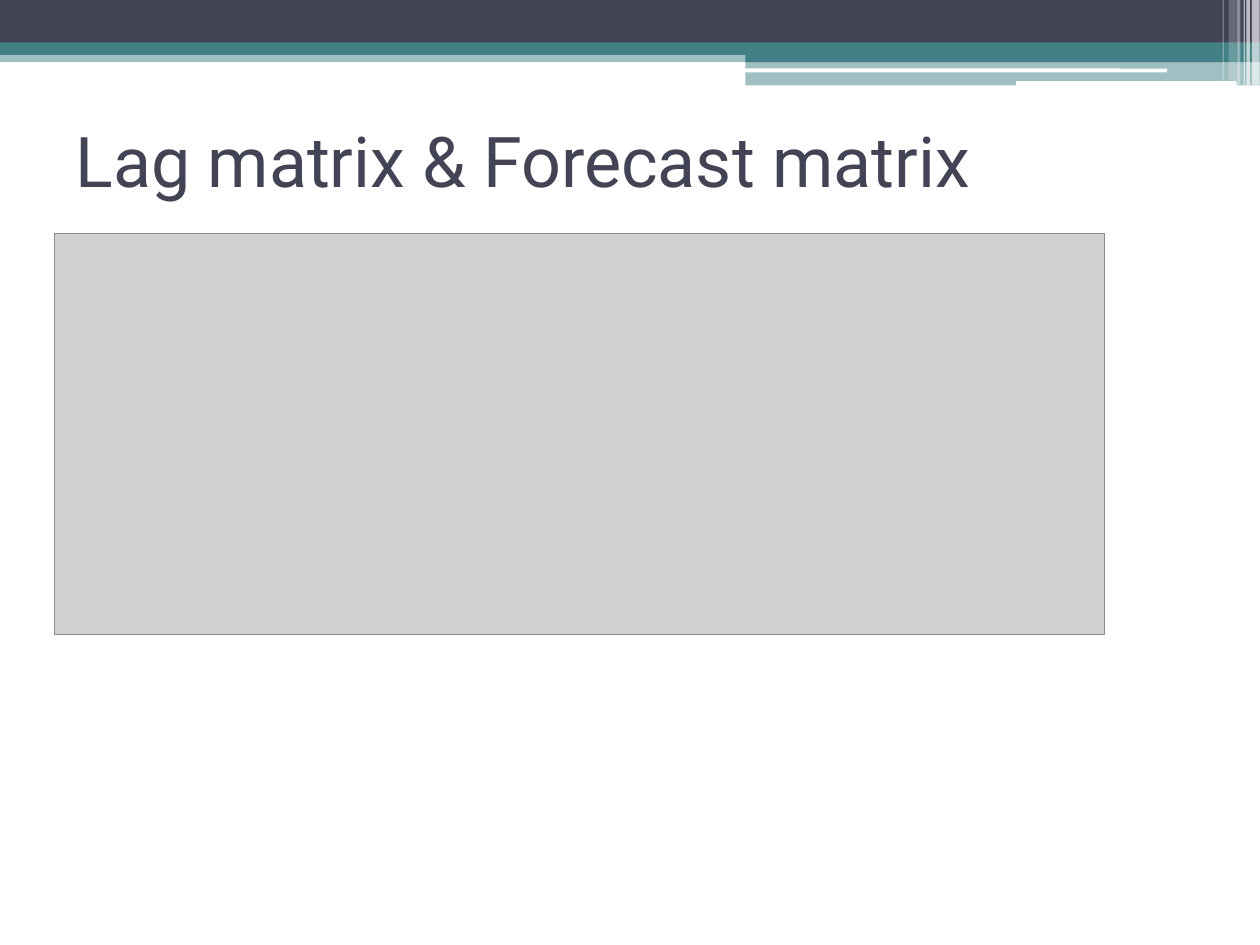
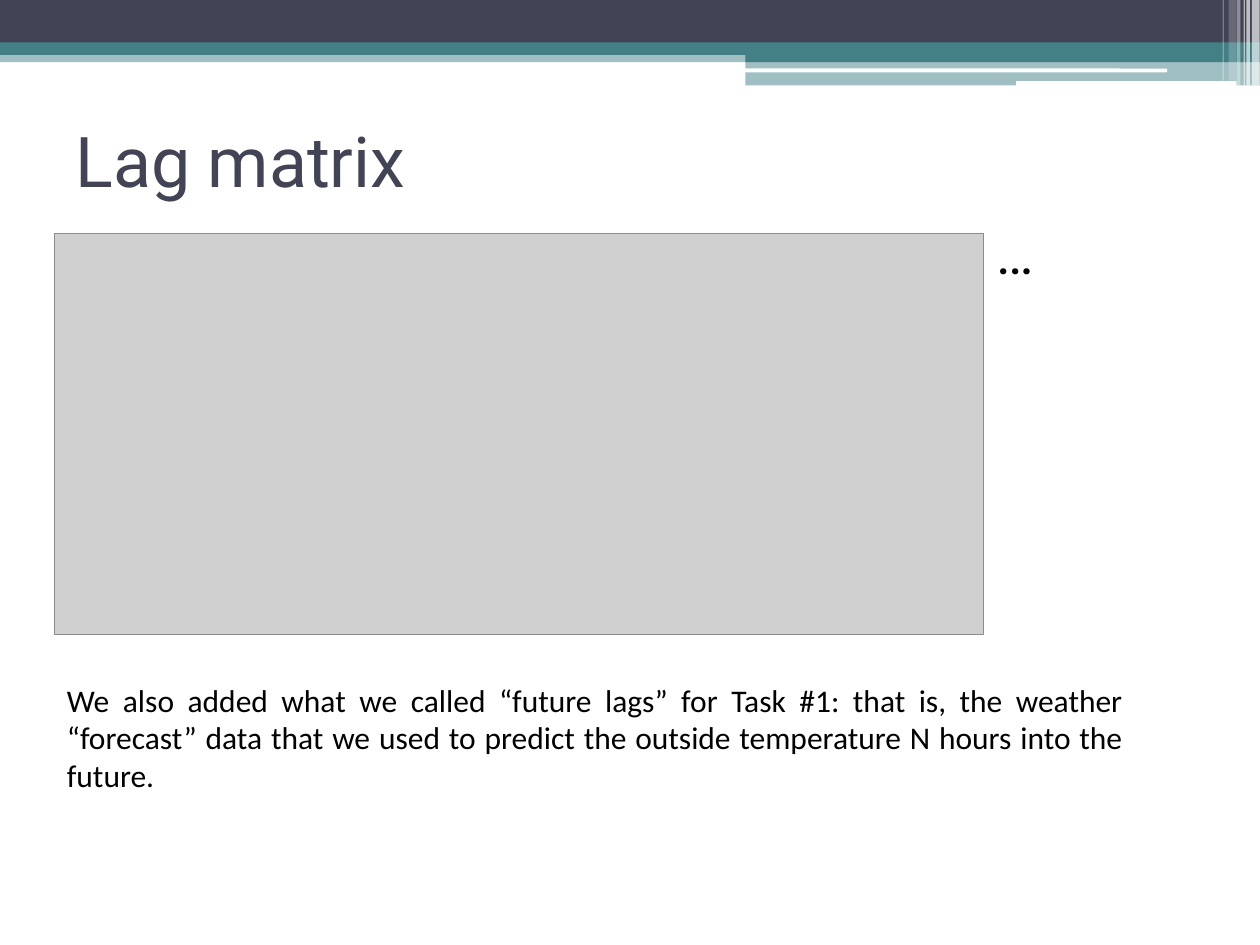
Before and after one commit to TarasKutsyk/ML-for-Automation-Project, a slide deck: slide 9 of Presentation ASHRAE.pptx. Drawn at 1260x945 pixels with LibreOffice and Linux fonts; fonts in the diff are those of the drawing; grey boxes stand for pictures. Boxes give left, top, right and bottom in pixels: in the first picture for what was removed or moved away, otherwise in the second. Text is boxed around its words. In the diff, an @@ line names an element or a change of style, - is before the commit and + after.

```diff
--- a/Presentation ASHRAE.pptx
+++ b/Presentation ASHRAE.pptx
@@ title at (75, 136, 406, 202): text changed @@
-Lag matrix & Forecast matrix
+Lag matrix
@@ picture: place and size @@
-picture at (54, 233, 1104, 634)
+picture at (54, 233, 983, 634)
@@ text added at (984, 213, 1133, 294), 32 pt, text #000000 @@
+…
@@ text added at (67, 689, 1122, 788), 18 pt, text #000000 @@
+We also added what we called “future lags” for Task #1: that is, the weather “forecast” data that we used to predict the outside temperature N hours into the future.
```
Also in this commit, not shown: 11 other slides changed, 4 slides added, 2 slides removed, 2 other files.
